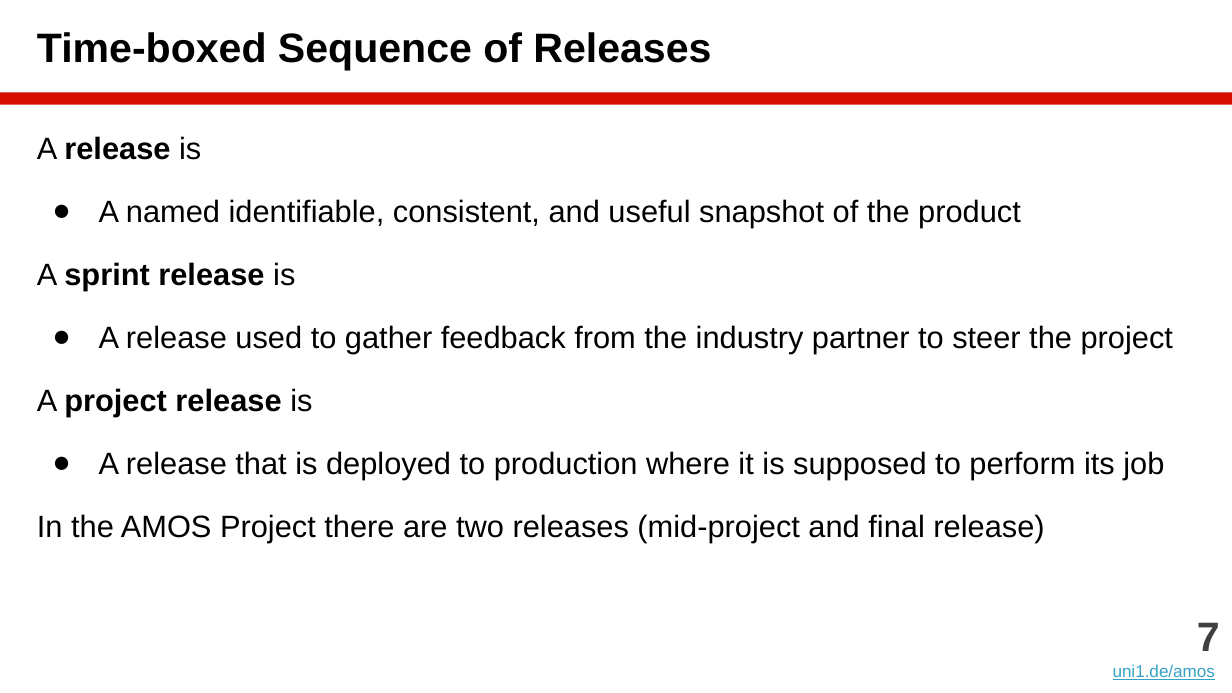
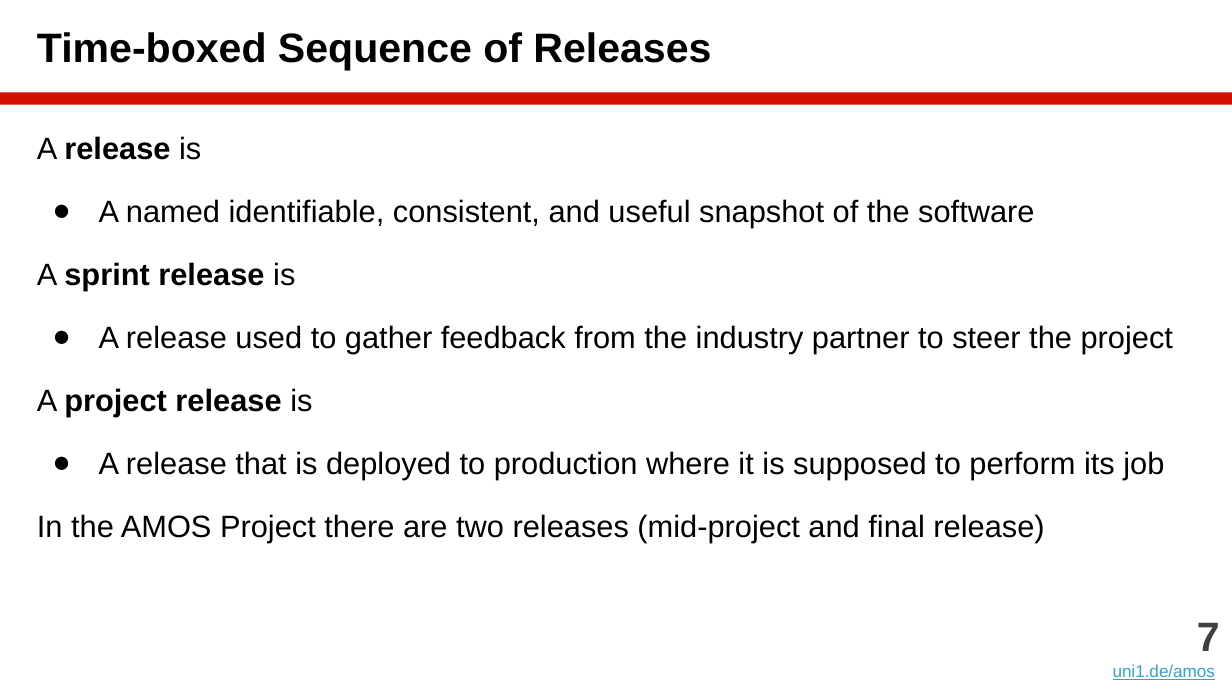
Before and after one commit to dirkriehle/amos-course, a slide deck: slide 7 of Lecture slides/AMOS B02 - Scrum and AMOS.pptx. Drawn at 1232x693 pixels with LibreOffice and Linux fonts; fonts in the diff are those of the drawing. Boxes give left, top, right and bottom in pixels: in the first picture for what was removed or moved away, otherwise in the second. Text is boxed around its words. In the diff, an @@ line names an element or a change of style, - is before the commit and + after.

```diff
--- a/Lecture slides/AMOS B02 - Scrum and AMOS.pptx
+++ b/Lecture slides/AMOS B02 - Scrum and AMOS.pptx
@@ text at [99, 199, 1034, 228]: text changed @@
-● A named identifiable, consistent, and useful snapshot of the product
+● A named identifiable, consistent, and useful snapshot of the software
```
Also in this commit, not shown: 16 other slides changed, 2 slides added, 1 other file.
